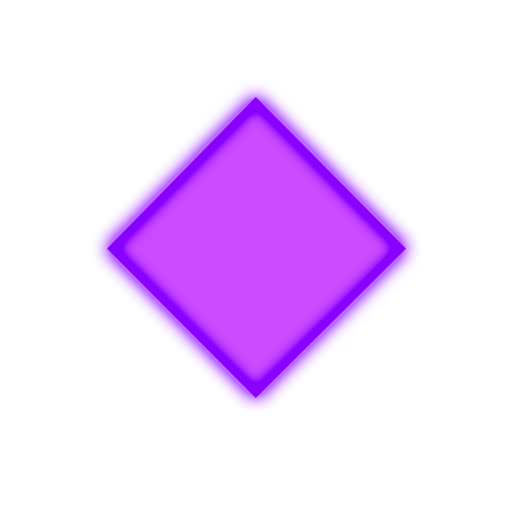
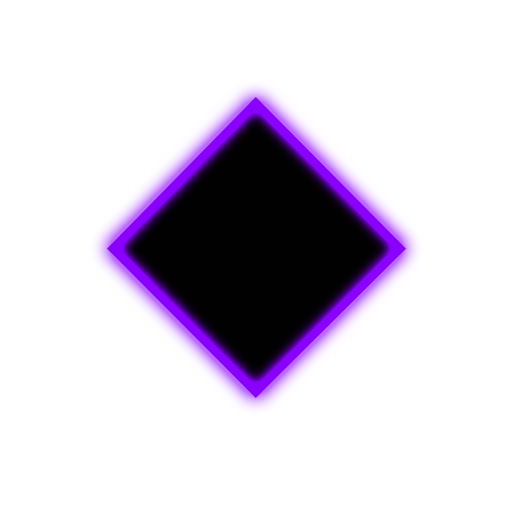
Comparing the layer stacks of the two 512 x 512 images. Changes:
painted on "Forma 1" over [123, 113, 390, 382]
